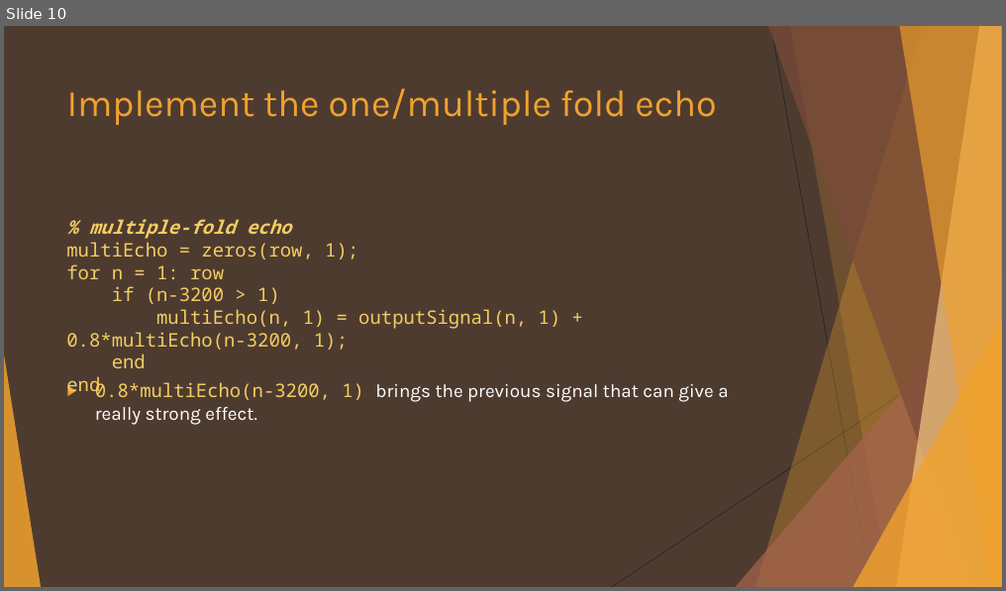
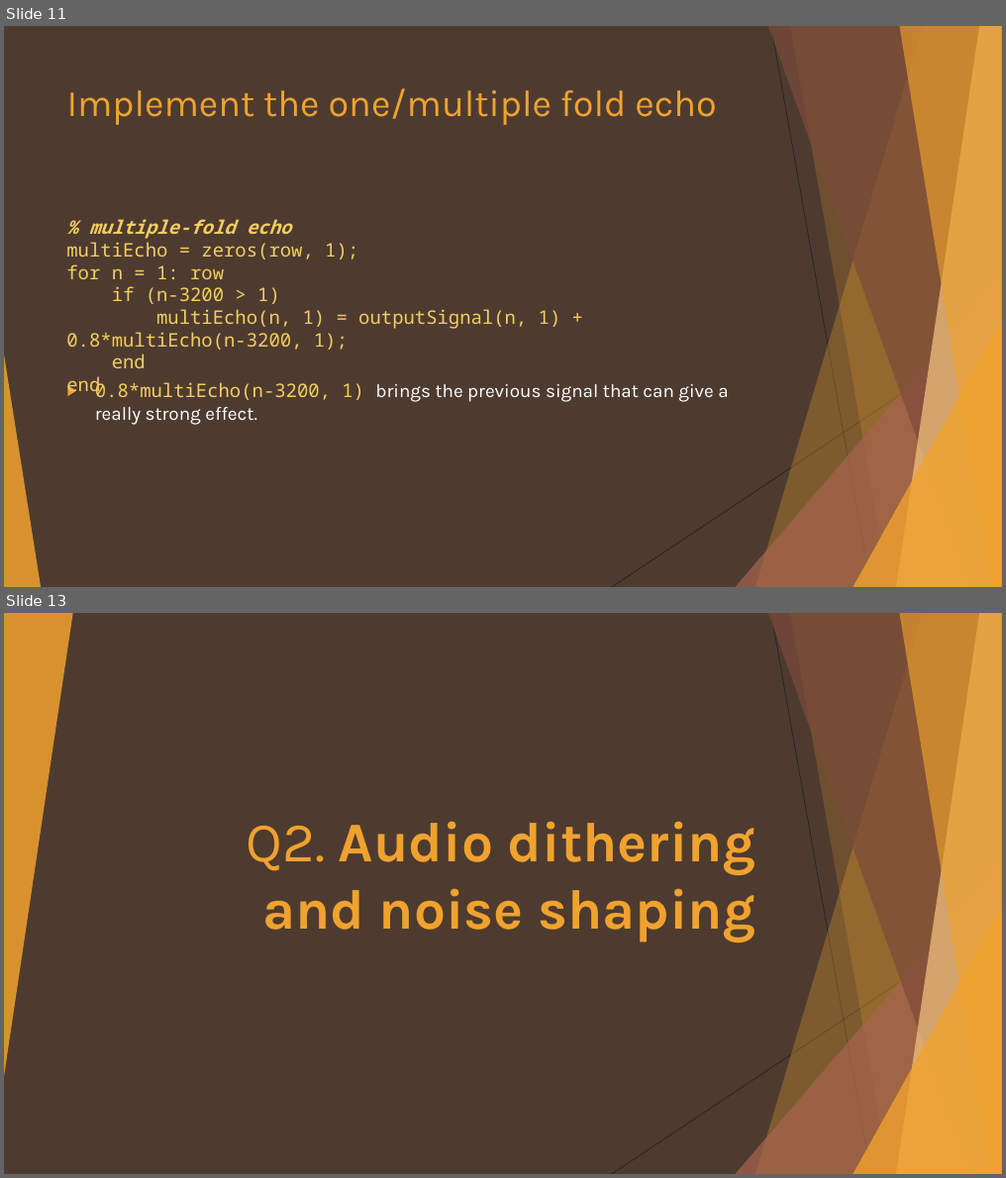
Before and after one commit to kenchan13/Introduction-to-Multimedia, a slide deck: Homework/hw2/104062361_report.pptx. Shown one above the other, each under a label of ours: slide 10 before the commit, slides 11 and 13 after it; the slides between them are not shown. The pictures are 1006x591 and 1006x1178 pixels, drawn with LibreOffice and Linux fonts; fonts in the diff are those of the drawing. Boxes give left, top, right and bottom in pixels: in the first picture for what was removed or moved away, otherwise in the second. Text is boxed around its words. In the diff, an @@ line names an element or a change of style, - is before the commit and + after.

```diff
--- a/Homework/hw2/104062361_report.pptx
+++ b/Homework/hw2/104062361_report.pptx
@@ slide 13 added at bbox=[4, 613, 1002, 1174], background #4E3B30; not listed: 9 template elements that a slide beside it also shows @@
@@ triangle added at bbox=[4, 613, 73, 1077], fill #F0A22E at 85% opacity @@
@@ title added at bbox=[247, 821, 755, 943], 54 pt, text #F0A22E, bold @@
+Q2. Audio dithering and noise shaping
@@ what was slide 10 is now slide 11 @@
```
Also in this commit, not shown: 11 slides changed, 2 other slides added, 39 other files.
